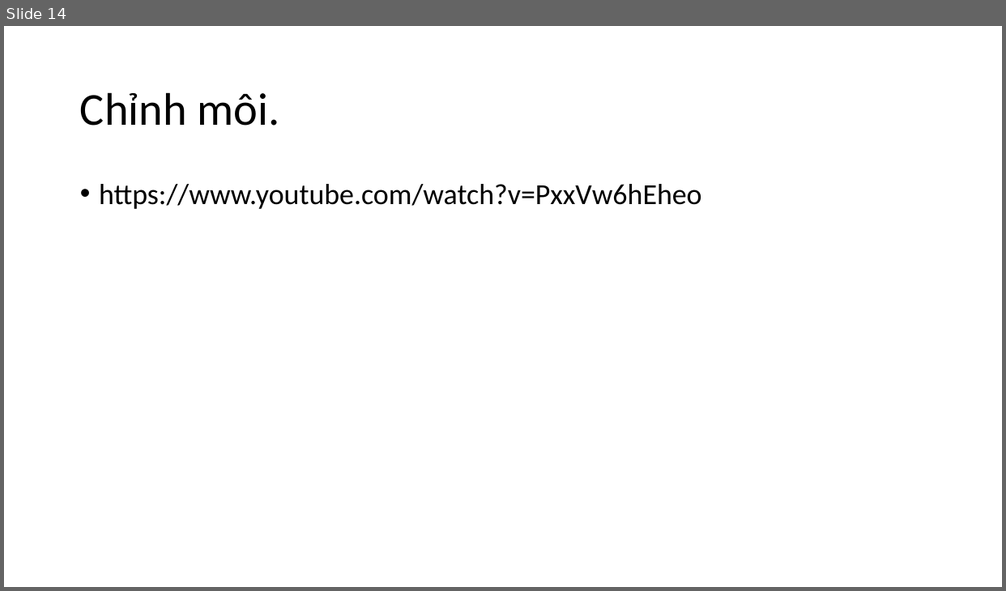
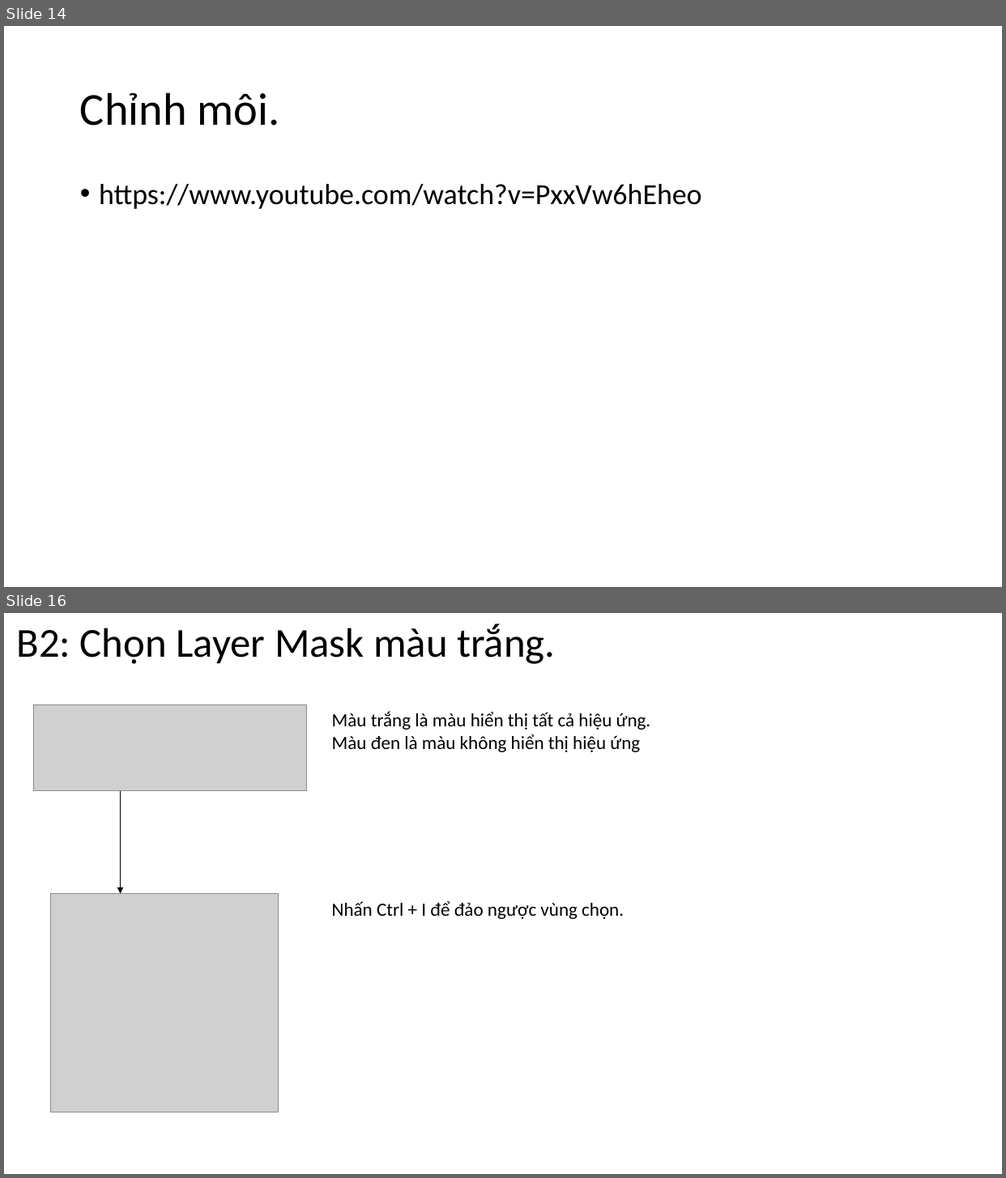
Before and after one commit to DangVanDoan05/photoshop, a slide deck: Điều chỉnh da mặt.pptx. Shown one above the other, each under a label of ours: slide 14 before the commit, slides 14 and 16 after it; the slides between them are not shown. The pictures are 1006x591 and 1006x1178 pixels, drawn with LibreOffice and Linux fonts; fonts in the diff are those of the drawing; grey boxes stand for pictures. Boxes give left, top, right and bottom in pixels: in the first picture for what was removed or moved away, otherwise in the second. Text is boxed around its words. In the diff, an @@ line names an element or a change of style, - is before the commit and + after.

```diff
--- a/Điều chỉnh da mặt.pptx
+++ b/Điều chỉnh da mặt.pptx
@@ slide 16 added at [4,613,1002,1174], background #FFFFFF @@
@@ title added at [17,624,555,664], 39.6 pt, text #000000 @@
+B2: Chọn Layer Mask màu trắng.
@@ picture added at [33,705,306,790] @@
@@ text added at [332,711,651,752], 18 pt, text #000000 @@
+Màu trắng là màu hiển thị tất cả hiệu ứng. Màu đen là màu không hiển thị hiệu ứng
@@ arrow added from (120, 791) to (120, 894), #000000 0.5 pt @@
@@ picture added at [50,894,278,1113] @@
@@ text added at [332,901,624,919], 18 pt, text #000000 @@
+Nhấn Ctrl + I để đảo ngược vùng chọn.
```
Also in this commit, not shown: 1 slide changed, 6 other slides added, 4 other files.
